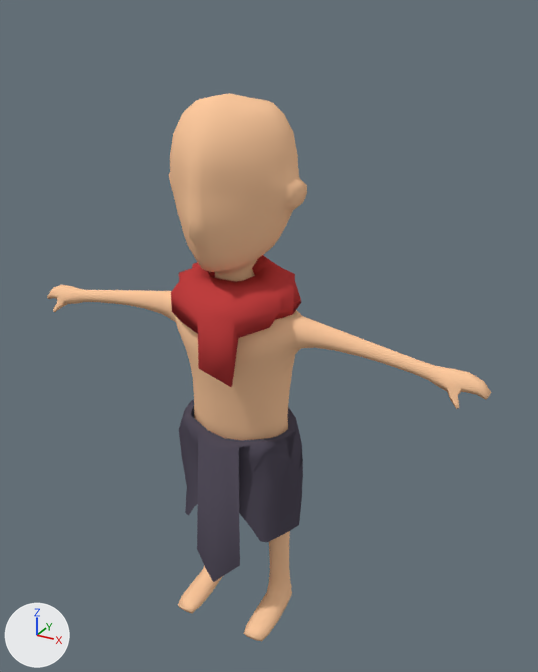
A saved change to the Blender file REWOP/Assets/nexoGONEWILD.blend.
One viewpoint serves both versions: a 50 mm lens placed at (1.081, -1.84, 1.978), pointed at (0.049, 0.037, 1.04). Arrows for +X, +Y and +Z are at lower left; the lights stay in place.

In view in the first picture: 'Nexo', 'Nexo.001', 'Nexo.002'.
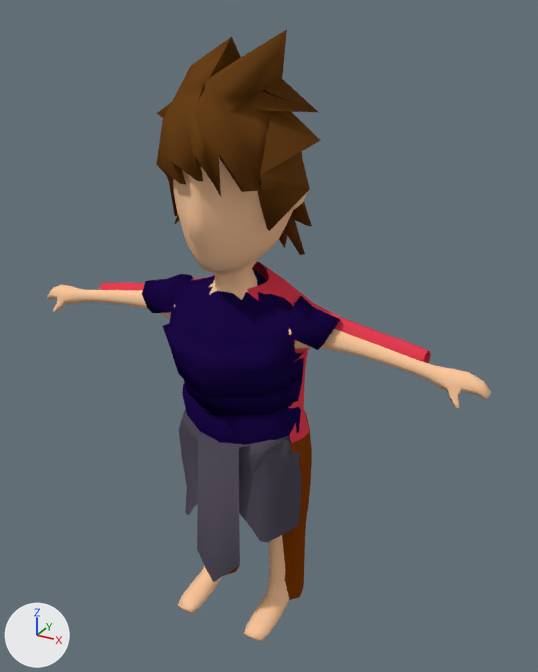
Changed parts and their boxes [x1, y1, x2, y2] in the pictures (538 x 672 px):
```json
{"object": "Nexo.003", "change": "shown", "after": [142, 268, 340, 445], "on screen": "purple"}
{"object": "Hair", "change": "shown", "after": [156, 29, 321, 255], "on screen": "brown"}
{"object": "Nexo.002", "change": "hidden", "before": [171, 255, 301, 387], "on screen": "red"}
{"object": "Shirt", "change": "shown", "after": [99, 262, 431, 443], "on screen": "red"}
{"object": "Pants", "change": "shown", "after": [225, 411, 312, 600], "on screen": "brown"}
```

Edits to the scene script, one JSON object a line:
```json
{"op": "remove", "block": "ob_pants", "code": "ob_pants.hide_set(True)  # its collection is switched off"}
{"op": "remove", "block": "ob_shirt", "code": "ob_shirt.hide_set(True)  # its collection is switched off"}
{"op": "set", "path": "ob_hair.location", "old": "(0.0, 0.0, 0.0)", "new": "(-0.02, -0.048, -0.014)"}
{"op": "remove", "block": "ob_hair", "code": "ob_hair.hide_set(True)  # its collection is switched off"}
{"op": "set", "path": "ob_nexo_002.location", "old": "(-0.021, -0.024, -0.002)", "new": "(0.0, 0.0, 0.0)"}
{"op": "add", "block": "ob_nexo_002", "code": "ob_nexo_002.hide_set(True)  # its collection is switched off"}
{"op": "set", "path": "ob_nexo_003.location", "old": "(0.0, 0.0, 0.0)", "new": "(-0.021, -0.033, -0.002)"}
{"op": "set", "path": "ob_nexo_003.scale", "old": "(1.0, 1.0, 1.0)", "new": "(0.976, 0.976, 0.976)"}
{"op": "remove", "block": "ob_nexo_003", "code": "ob_nexo_003.hide_set(True)  # its collection is switched off"}
```
